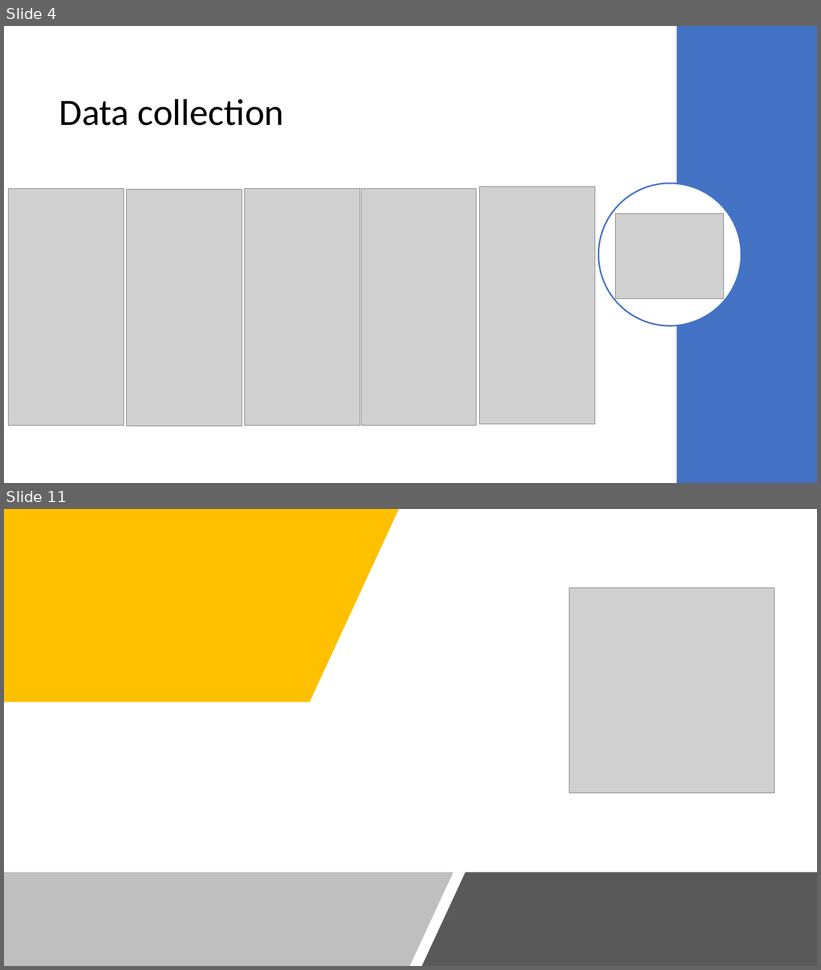
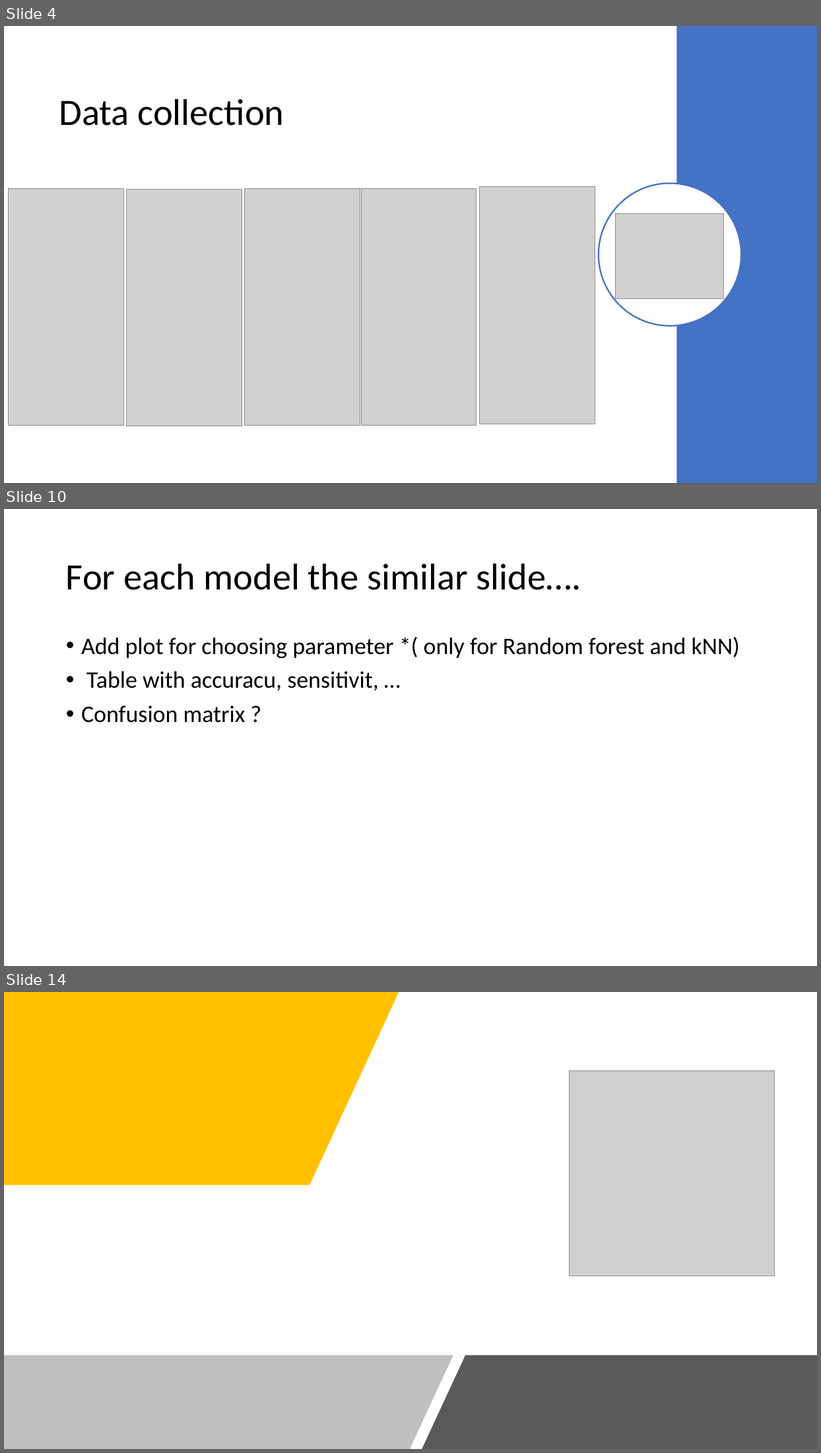
Before and after one commit to cerniello/WalkingPatternClassification_SL, a slide deck: Presentation Group 13.pptx. Shown one above the other, each under a label of ours: slides 4 and 11 before the commit, slides 4, 10 and 14 after it; the slides between them are not shown. The pictures are 821x970 and 821x1453 pixels, drawn with LibreOffice and Linux fonts; fonts in the diff are those of the drawing; grey boxes stand for pictures. Boxes give left, top, right and bottom in pixels: in the first picture for what was removed or moved away, otherwise in the second. Text is boxed around its words. In the diff, an @@ line names an element or a change of style, - is before the commit and + after.

```diff
--- a/Presentation Group 13.pptx
+++ b/Presentation Group 13.pptx
@@ slide 10 added at (4,509,817,966), background #FFFFFF @@
@@ title added at (66,563,582,590), 44 pt, text #000000 @@
+For each model the similar slide….
@@ text added at (81,637,741,723), 28 pt, text #000000 @@
+• Add plot for choosing parameter *( only for Random forest and kNN)
+• Table with accuracu, sensitivit, …
+• Confusion matrix ?
@@ what was slide 11 is now slide 14 @@
```
Also in this commit, not shown: 5 slides changed, 5 other slides added, 3 slides removed.
